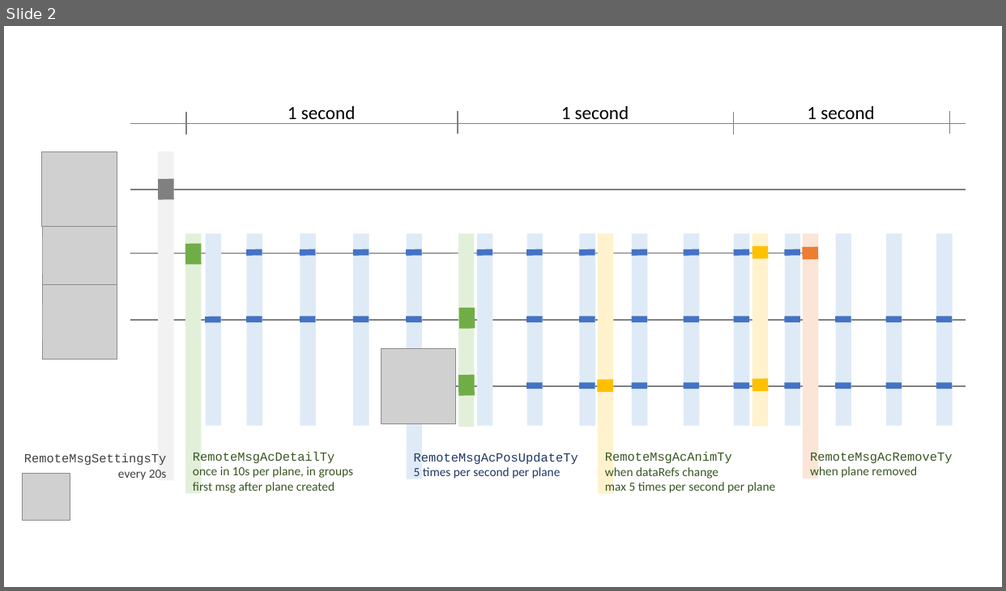
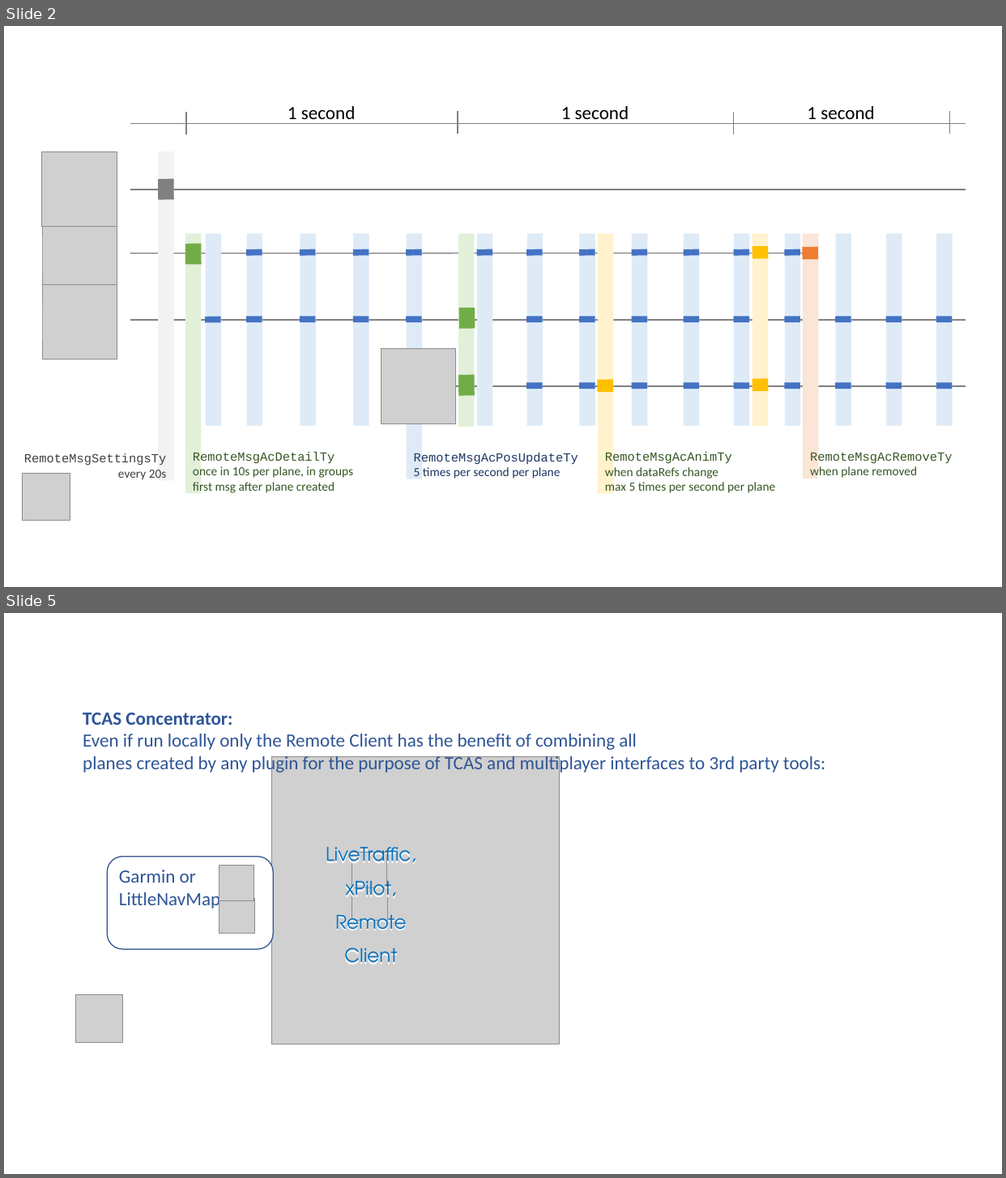
Before and after one commit to TwinFan/XPMP2, a slide deck: docs/XPMP2 Remote Architecture.pptx. Shown one above the other, each under a label of ours: slide 2 before the commit, slides 2 and 5 after it; the slides between them are not shown. The pictures are 1006x591 and 1006x1178 pixels, drawn with LibreOffice and Linux fonts; fonts in the diff are those of the drawing; grey boxes stand for pictures. Boxes give left, top, right and bottom in pixels: in the first picture for what was removed or moved away, otherwise in the second. Text is boxed around its words. In the diff, an @@ line names an element or a change of style, - is before the commit and + after.

```diff
--- a/docs/XPMP2 Remote Architecture.pptx
+++ b/docs/XPMP2 Remote Architecture.pptx
@@ slide 5 added at [4, 613, 1002, 1174], background #FFFFFF @@
@@ text added at [83, 713, 825, 775], 18 pt, text #2F5597 @@
+TCAS Concentrator:
+Even if run locally only the Remote Client has the benefit of combining all
+planes created by any plugin for the purpose of TCAS and multiplayer interfaces to 3rd party tools:
@@ picture added at [272, 756, 560, 1044] @@
@@ text added at [326, 847, 416, 965], 18 pt, text #0070C0 @@
+LiveTraffic,
+xPilot,
+Remote Client
@@ picture added at [351, 853, 386, 888] @@
@@ rounded rectangle added at [108, 856, 274, 949], fill #FFFFFF, outline #325491 1 pt, 18 pt, text #2F5597 @@
+Garmin or LittleNavMap
@@ picture added at [219, 865, 254, 901] @@
@@ picture added at [219, 898, 254, 934] @@
@@ picture added at [352, 885, 387, 921] @@
@@ picture added at [75, 995, 123, 1043] @@
```
Also in this commit, not shown: 1 slide changed, 1 other slide added.
